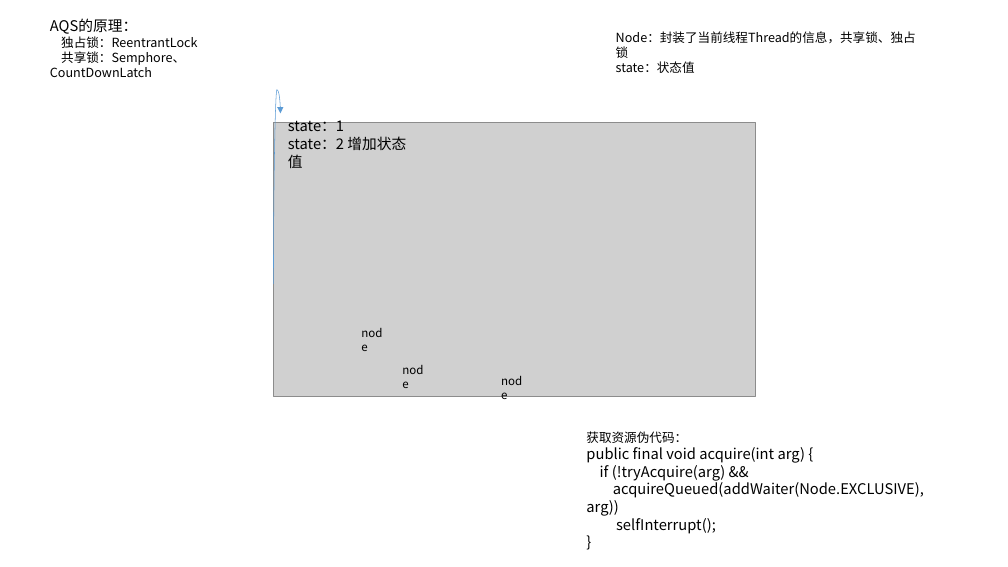
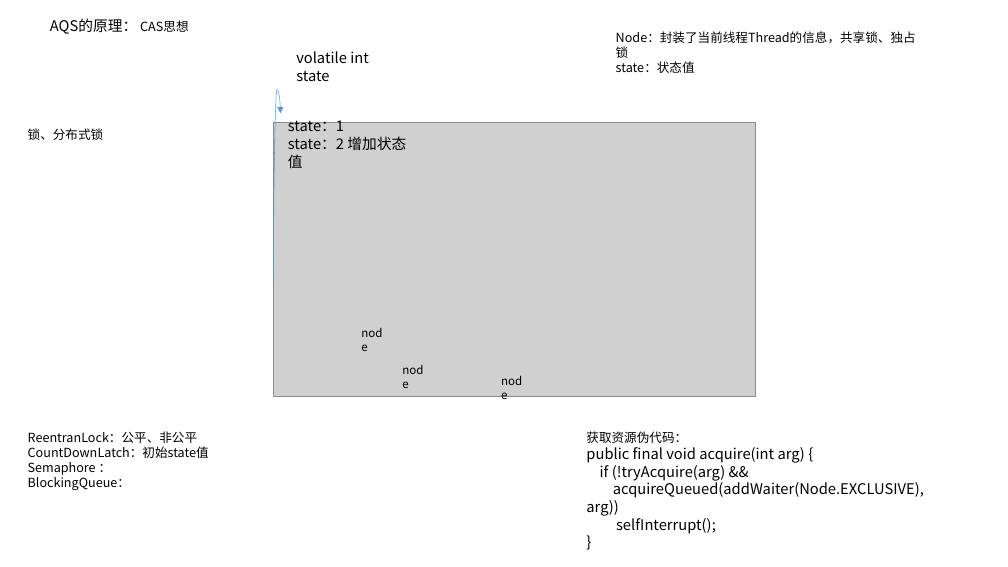
Before and after one commit to dengboyu/future, a slide deck: slide 11 of doc/doc.pptx (slide 12 before the commit). Drawn at 1008x567 pixels with LibreOffice and Linux fonts; fonts in the diff are those of the drawing; grey boxes stand for pictures. Boxes give left, top, right and bottom in pixels: in the first picture for what was removed or moved away, otherwise in the second. Text is boxed around its words. In the diff, an @@ line names an element or a change of style, - is before the commit and + after.

```diff
--- a/doc/doc.pptx
+++ b/doc/doc.pptx
@@ text at (50,18,188,34): text changed; size 12 to 14 pt @@
-AQS的原理：
-独占锁：ReentrantLock
-共享锁：Semphore、CountDownLatch
+AQS的原理： CAS思想
@@ text added at (296,51,369,81), 14 pt, text #000000 @@
+volatile int state
@@ text added at (28,128,104,140), 12 pt, text #000000 @@
+锁、分布式锁
@@ text added at (28,431,209,490), 12 pt, text #000000 @@
+ReentranLock：公平、非公平
+CountDownLatch：初始state值
+Semaphore ：
+BlockingQueue：
```
Also in this commit, not shown: 4 other slides changed, 1 slide removed, 9 other files.
